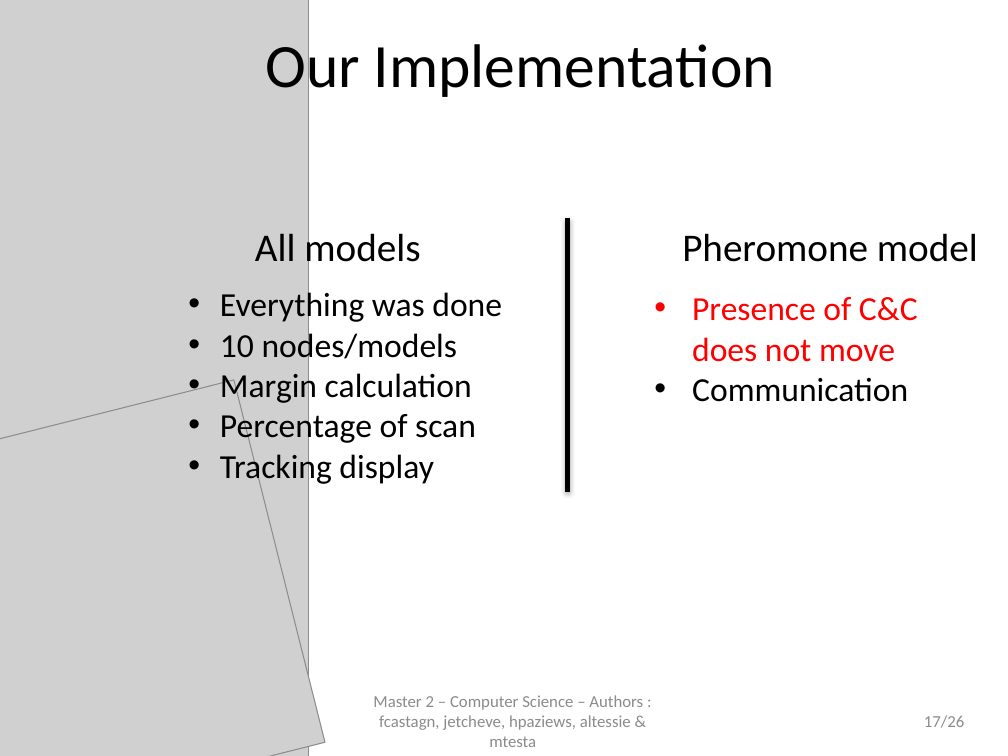
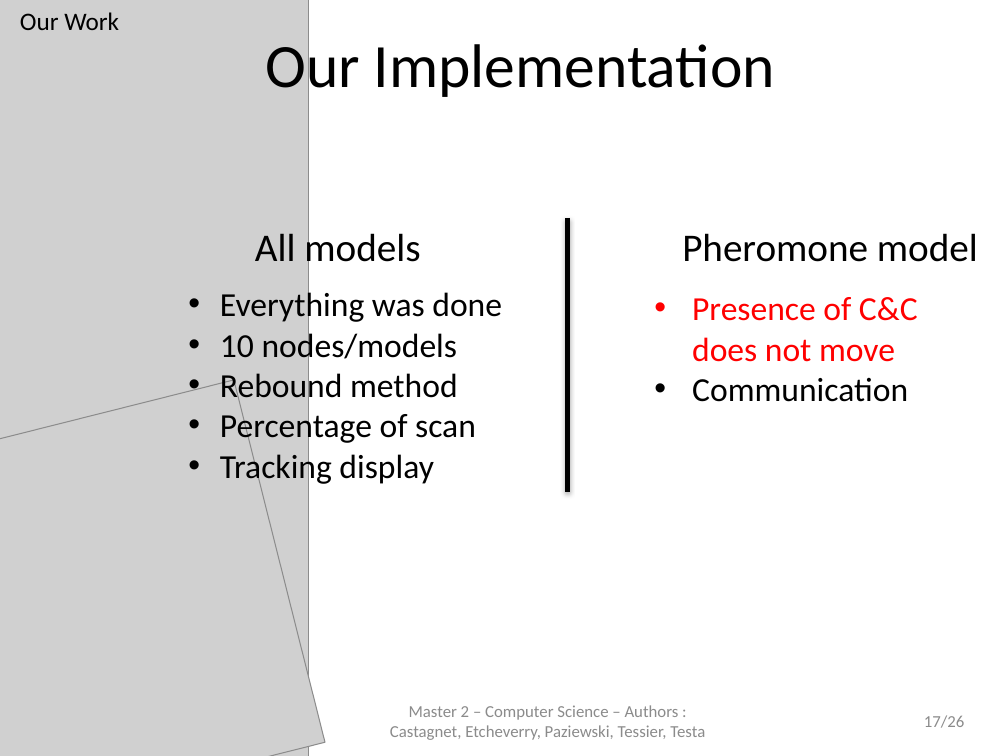
Before and after one commit to jetcheve/M2_PER_MMUAVGRA, a slide deck: slide 17 of ressources/presentation/PresentationPER_Desbarats_V3.pptx. Drawn at 1008x756 pixels with LibreOffice and Linux fonts; fonts in the diff are those of the drawing; grey boxes stand for pictures; background and template pictures are left out. Boxes give left, top, right and bottom in pixels: in the first picture for what was removed or moved away, otherwise in the second. Text is boxed around its words. In the diff, an @@ line names an element or a change of style, - is before the commit and + after.

```diff
--- a/ressources/presentation/PresentationPER_Desbarats_V3.pptx
+++ b/ressources/presentation/PresentationPER_Desbarats_V3.pptx
@@ text added at box(20, 12, 119, 30), 18 pt, text #000000 @@
+Our Work
@@ text at box(220, 369, 458, 405): text changed @@
-• Margin calculation
+• Rebound method
@@ text at box(390, 705, 705, 740): text changed @@
-Master 2 – Computer Science – Authors : fcastagn, jetcheve, hpaziews, altessie & mtesta
+Master 2 – Computer Science – Authors : Castagnet, Etcheverry, Paziewski, Tessier, Testa
```
Also in this commit, not shown: 24 other slides changed, 1 other file.
